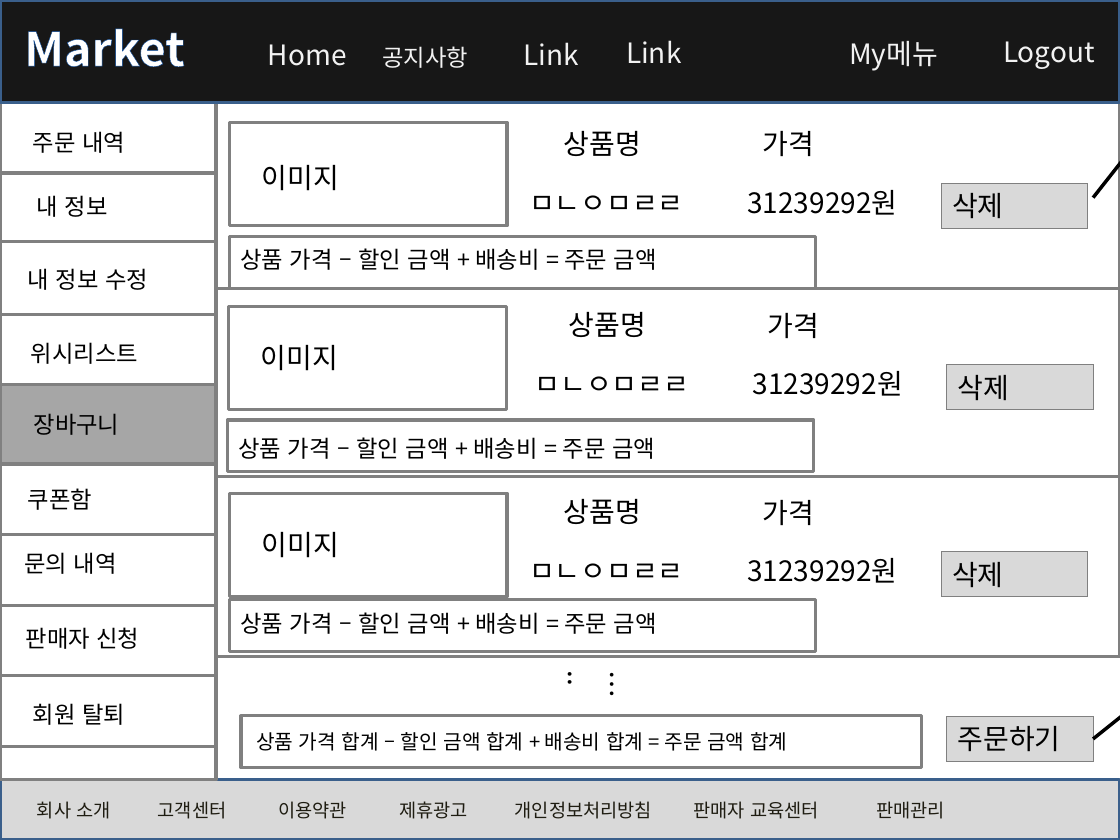
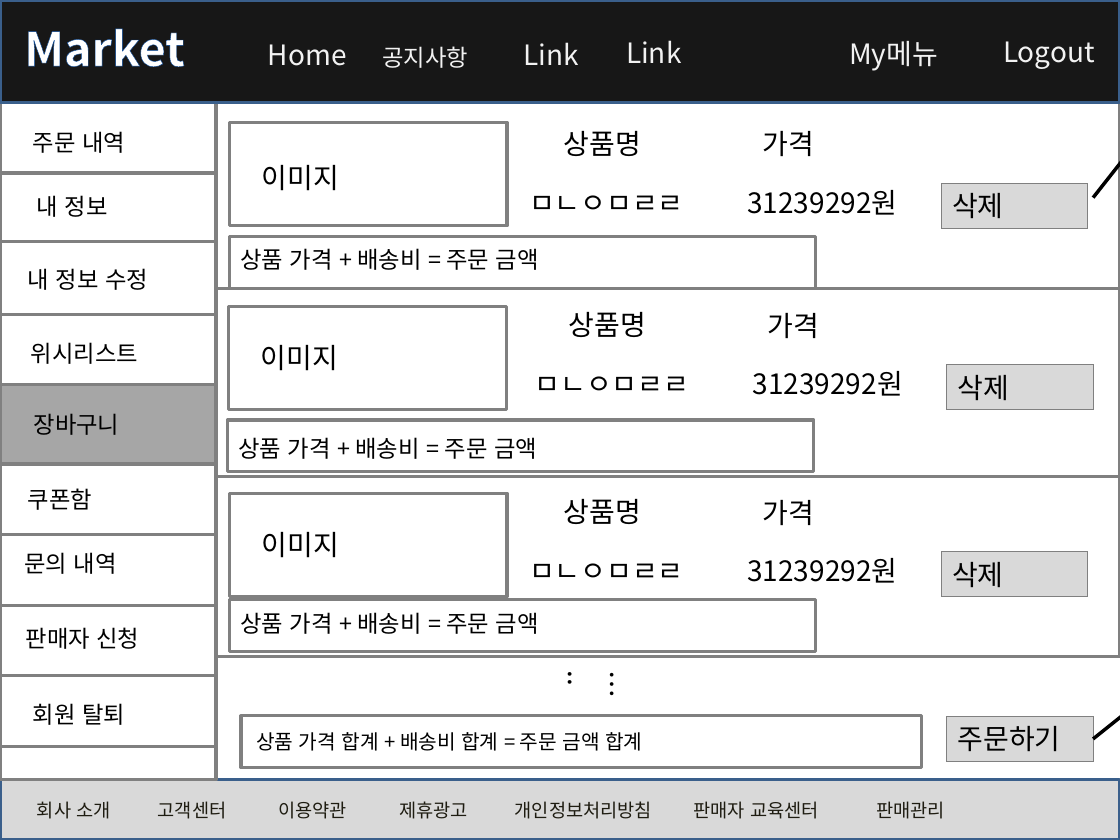
Before and after one commit to rosangels2/market, a slide deck: slide 21 of 포트폴리오/스토리보드/스토리보드.pptx. Drawn at 1120x840 pixels with LibreOffice and Linux fonts; fonts in the diff are those of the drawing. Boxes give left, top, right and bottom in pixels: in the first picture for what was removed or moved away, otherwise in the second. Text is boxed around its words. In the diff, an @@ line names an element or a change of style, - is before the commit and + after.

```diff
--- a/포트폴리오/스토리보드/스토리보드.pptx
+++ b/포트폴리오/스토리보드/스토리보드.pptx
@@ text at (x1=240, y1=248, x2=539, y2=270): text changed @@
-상품 가격 – 할인 금액 + 배송비 = 주문 금액
+상품 가격 + 배송비 = 주문 금액
@@ text at (x1=238, y1=437, x2=537, y2=459): text changed @@
-상품 가격 – 할인 금액 + 배송비 = 주문 금액
+상품 가격 + 배송비 = 주문 금액
@@ text at (x1=240, y1=612, x2=539, y2=634): text changed @@
-상품 가격 – 할인 금액 + 배송비 = 주문 금액
+상품 가격 + 배송비 = 주문 금액
@@ text at (x1=256, y1=732, x2=642, y2=751): text changed @@
-상품 가격 합계 – 할인 금액 합계 + 배송비 합계 = 주문 금액 합계
+상품 가격 합계 + 배송비 합계 = 주문 금액 합계
```
Also in this commit, not shown: 3 other slides changed, 3 other files.
